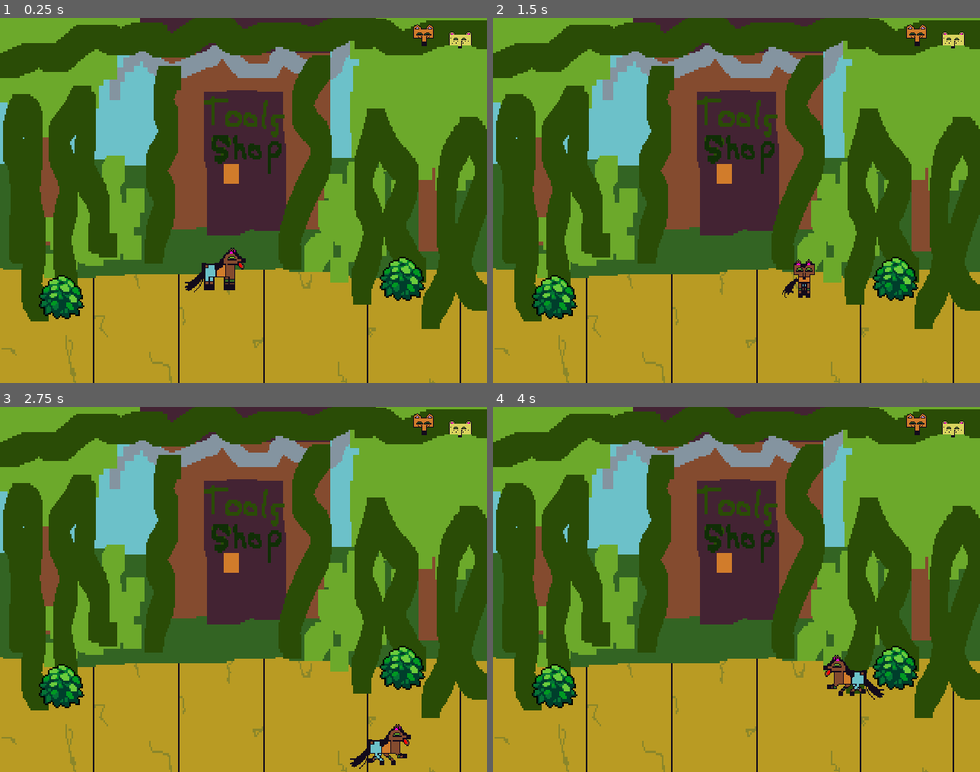
Above: before the commit, frames 1-4 (two rows, left to right).
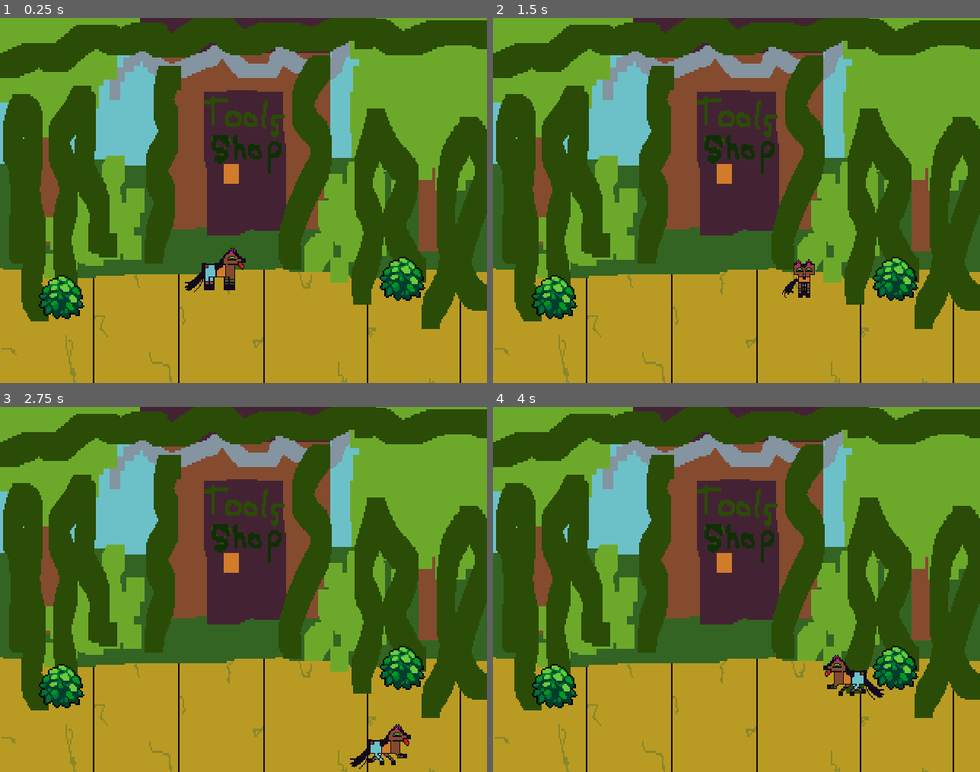
Above: after the commit, the same moments.

Repository: nicksergeant/animal-topia
Game: Godot game, scene res://World.tscn
The game is run twice, just before and just after one commit, with the same random seed, the same clock (stepped at 60 frames per second) and the same inputs.
Inputs (mouse positions are in pixels of both pictures, inside the frame that each line leads up to):
- Up to frame 1 (0.25 s): no input
- Up to frame 2 (1.5 s): tap Enter at 0.5 s; move the mouse to (843, 182) at 0.52 s; hold Right (ui_right) 0.53-1.28 s; click (843, 182) at 0.67 s; move the mouse to (639, 218) at 1.27 s; hold Down (ui_down) from 1.28 s (still down)
- Up to frame 3 (2.75 s): move the mouse to (292, 509) at 2.02 s; release Down (ui_down) at 2.03 s; hold Right (ui_right) from 2.03 s (still down)
- Up to frame 4 (4 s): move the mouse to (712, 662) at 2.77 s; release Right (ui_right) at 2.78 s; hold Up (ui_up) 2.78-3.53 s; click (712, 662) at 2.92 s; move the mouse to (882, 644) at 3.52 s; hold Left (ui_left) from 3.53 s (still down)

The runs differ from the first frame. In frame 1, 0.3% of the frame differs, in the area x 84-97%, y 1-9%; in frame 2, 0.3%; in frame 3, 0.3%; in frame 4, 0.3%.

Commit message:
Remove broken char switch.

Diff:
--- a/World.tscn
+++ b/World.tscn
@@ -1,10 +1,8 @@
-[gd_scene load_steps=6 format=2]
+[gd_scene load_steps=4 format=2]
 
 [ext_resource path="res://Player/Player.tscn" type="PackedScene" id=1]
 [ext_resource path="res://World/Bush.tscn" type="PackedScene" id=2]
-[ext_resource path="res://Player/SwitchToCheetah.tscn" type="PackedScene" id=3]
 [ext_resource path="res://Scenes.png" type="Texture" id=4]
-[ext_resource path="res://Player/SwitchToFox.tscn" type="PackedScene" id=5]
 
 [node name="World" type="YSort"]
 position = Vector2( 1, 0 )
@@ -23,8 +21,3 @@
 
 [node name="Bush2" parent="." instance=ExtResource( 2 )]
 position = Vector2( 39, 187.91 )
-
-[node name="SwitchToCheetah" parent="." instance=ExtResource( 3 )]
-
-[node name="SwitchToFox" parent="." instance=ExtResource( 5 )]
-position = Vector2( -17, 0 )
